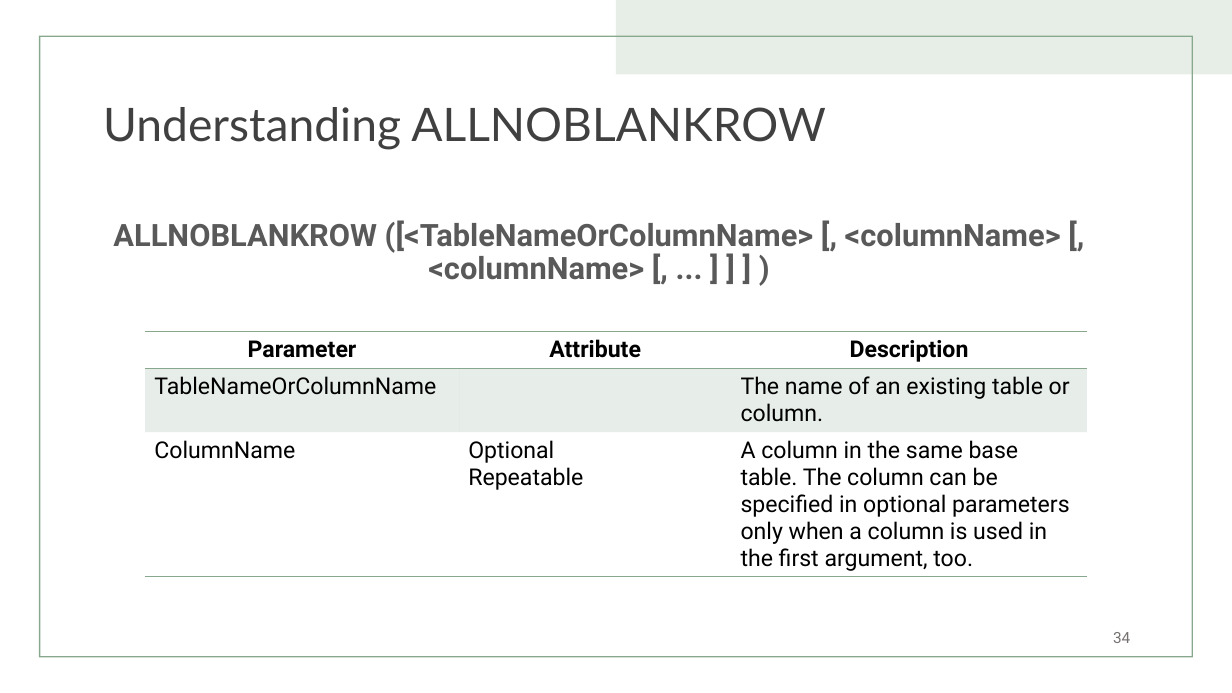
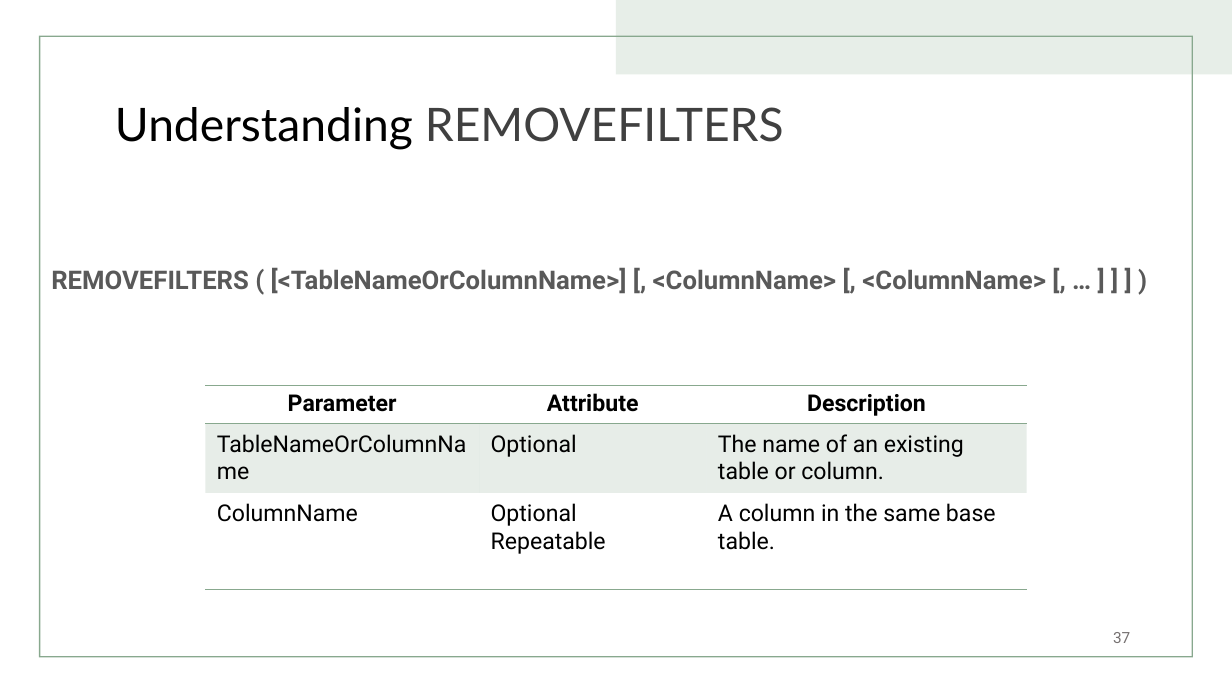
Before and after one commit to TizCloud/DAX-in-A-Day, a slide deck: slide 37 of Data Analysis Expression (DAX) for Power BI - Update.pptx (slide 34 before the commit). Drawn at 1232x693 pixels with LibreOffice and Linux fonts; fonts in the diff are those of the drawing. Boxes give left, top, right and bottom in pixels: in the first picture for what was removed or moved away, otherwise in the second. Text is boxed around its words. In the diff, an @@ line names an element or a change of style, - is before the commit and + after.

```diff
--- a/Data Analysis Expression (DAX) for Power BI - Update.pptx
+++ b/Data Analysis Expression (DAX) for Power BI - Update.pptx
@@ title at bbox=[115, 107, 784, 150]: text changed; text colour #404040 to #000000 @@
-Understanding ALLNOBLANKROW
+Understanding REMOVEFILTERS
@@ text at bbox=[51, 267, 1046, 294]: text changed; size 24 to 20 pt @@
-ALLNOBLANKROW ([<TableNameOrColumnName> [, <columnName> [, <columnName> [, ... ] ] ] )
+REMOVEFILTERS ( [<TableNameOrColumnName>] [, <ColumnName> [, <ColumnName> [, … ] ] ] )
@@ table at bbox=[205, 386, 1026, 593] @@
-row 2, column 2: 
+row 2, column 2: Optional
-row 3, column 2: Optional / Repeatable
+row 3, column 2: Optional Repeatable
-row 3, column 3: A column in the same base table. The column can be specified in optional parameters only when a column is used in the first argument, too.
+row 3, column 3: A column in the same base table.
@@ table: place and size @@
-table at bbox=[145, 331, 1088, 581]
+table at bbox=[205, 386, 1026, 593]
@@ page number at bbox=[1113, 632, 1130, 643]: text changed @@
-34
+37
```
Also in this commit, not shown: 5 other slides changed, 5 slides added, 29 slides removed.
